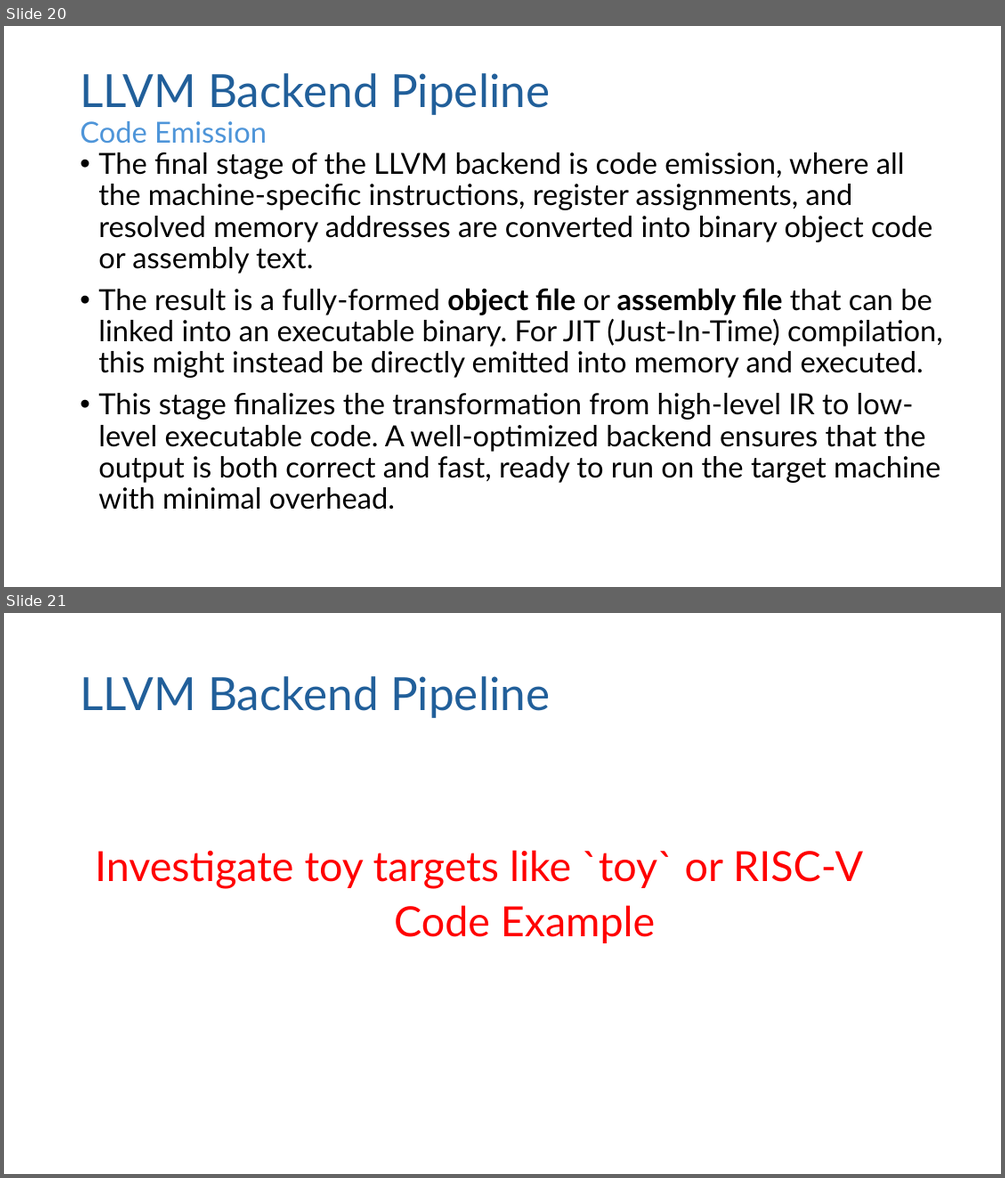
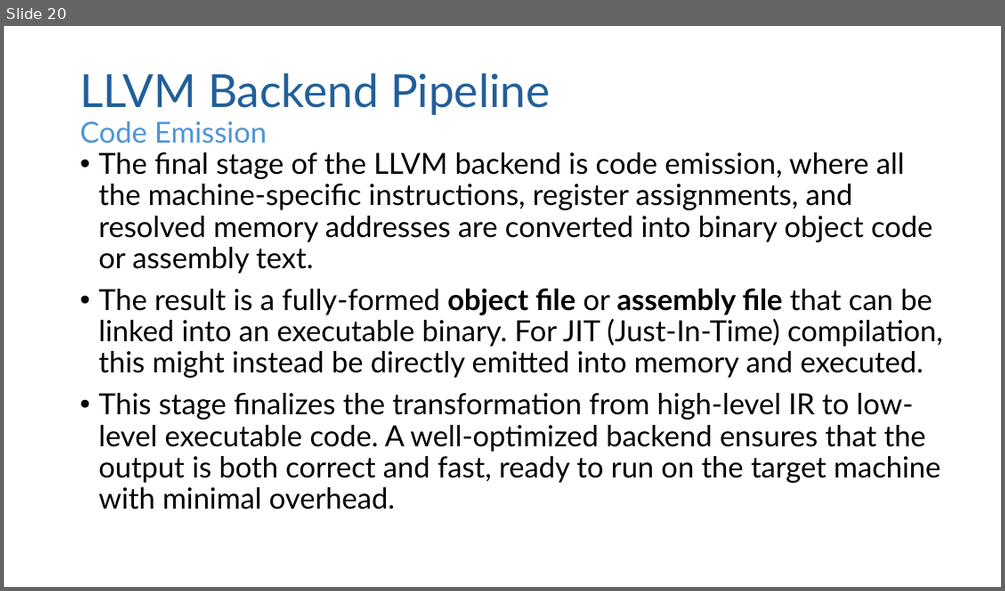
Before and after one commit to Mohamed-Ashraf0/LLVM, a slide deck: week3/slides/Week3-LLVM -Backend.pptx. Shown one above the other, each under a label of ours: slides 20 and 21 before the commit, slide 20 after it. The pictures are 1005x1178 and 1005x591 pixels, drawn with LibreOffice and Linux fonts; fonts in the diff are those of the drawing. Boxes give left, top, right and bottom in pixels: in the first picture for what was removed or moved away, otherwise in the second. Text is boxed around its words. In the diff, an @@ line names an element or a change of style, - is before the commit and + after.

```diff
--- a/week3/slides/Week3-LLVM -Backend.pptx
+++ b/week3/slides/Week3-LLVM -Backend.pptx
@@ slide 21 removed at bbox=[4, 613, 1001, 1174], background #FFFFFF @@
@@ title removed at bbox=[80, 676, 550, 718] @@
-LLVM Backend Pipeline
@@ text removed at bbox=[95, 850, 863, 943] @@
-Investigate toy targets like `toy` or RISC-V
-Code Example
```
Also in this commit, not shown: 6 slides changed, 1 slide added, 1 other slide removed.
